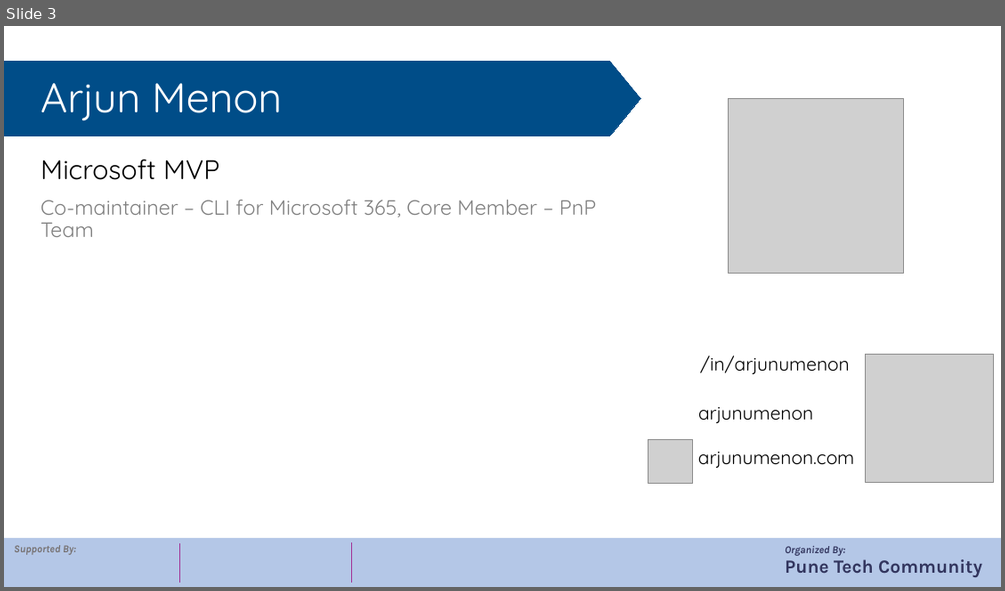
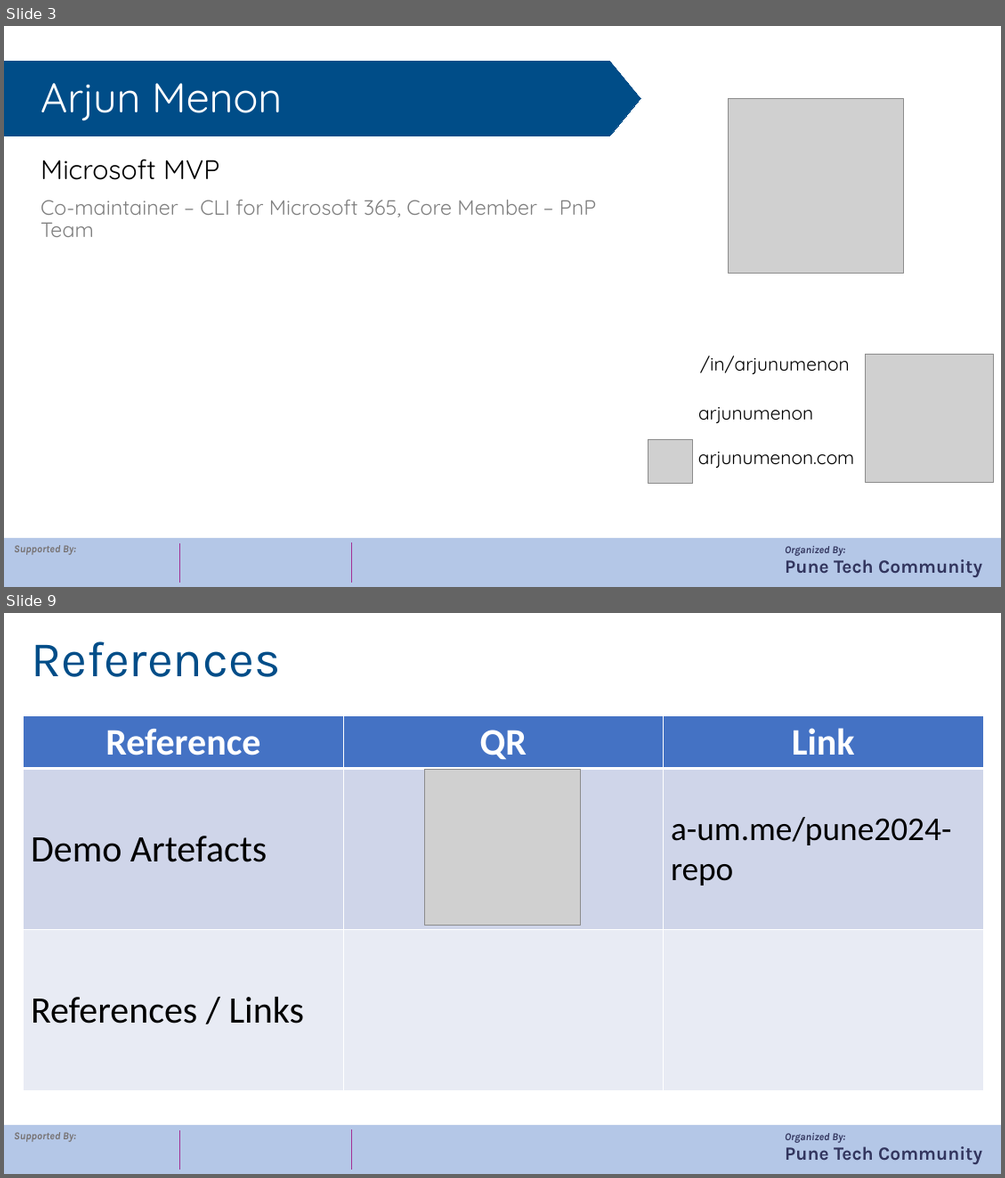
Before and after one commit to arjunumenon/M365Sat-Pune-2024, a slide deck: deck/M365DevProxy - Arjun Menon.pptx. Shown one above the other, each under a label of ours: slide 3 before the commit, slides 3 and 9 after it; the slides between them are not shown. The pictures are 1005x591 and 1005x1178 pixels, drawn with LibreOffice and Linux fonts; fonts in the diff are those of the drawing; grey boxes stand for pictures; background and template pictures are left out. Boxes give left, top, right and bottom in pixels: in the first picture for what was removed or moved away, otherwise in the second. Text is boxed around its words. In the diff, an @@ line names an element or a change of style, - is before the commit and + after.

```diff
--- a/deck/M365DevProxy - Arjun Menon.pptx
+++ b/deck/M365DevProxy - Arjun Menon.pptx
@@ slide 9 added at (4, 613, 1001, 1174), background #FFFFFF; not listed: 6 template elements that a slide beside it also shows @@
@@ title added at (31, 641, 281, 677), 48 pt, text #004D88 @@
+References
@@ table added at (24, 715, 984, 1090), 3 rows, 3 columns @@
+Reference | QR | Link
+Demo Artefacts |  | a-um.me/pune2024-repo
+References / Links |  | 
@@ picture added at (424, 770, 580, 925) @@
```
Also in this commit, not shown: 1 other slide added, 1 other file.
